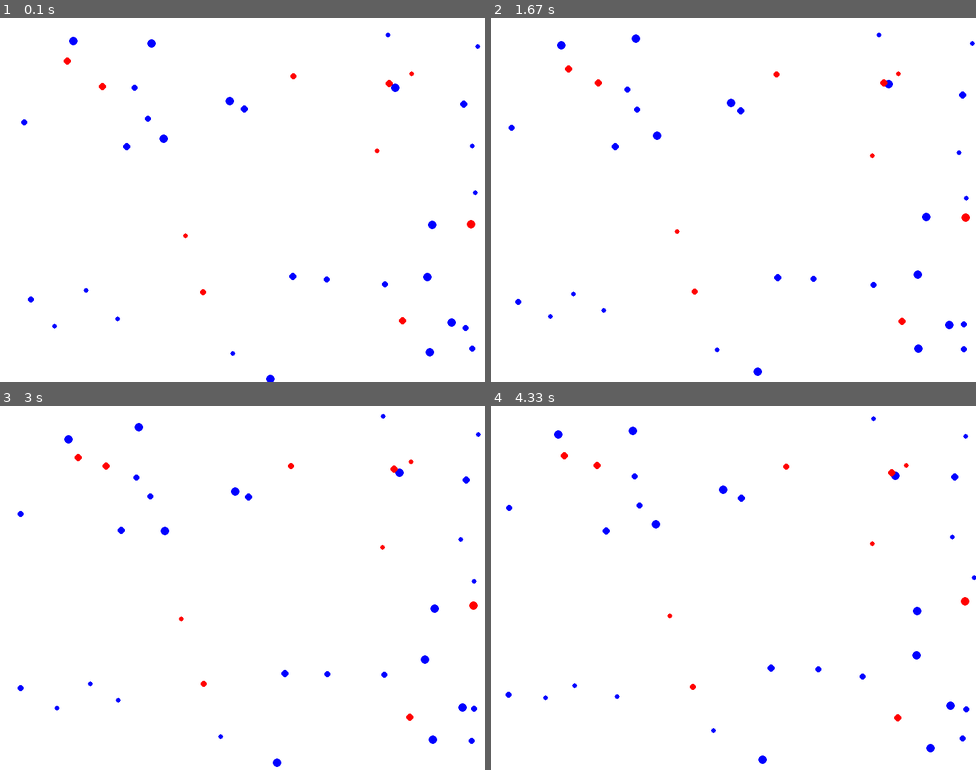
Above: before the commit, frames 1-4 (two rows, left to right).
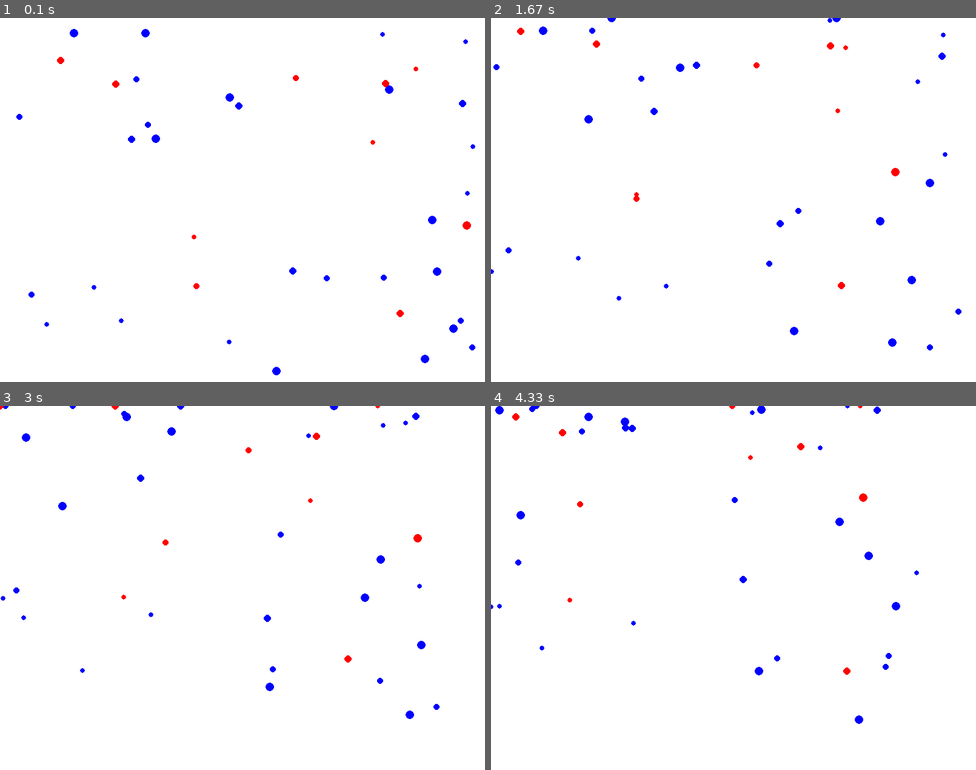
Above: after the commit, the same moments.

Repository: strcoder4007/Machine-Learning-Deep-Learning-Practice
Game: pygame game, started from pygame/main.py
The game is run twice, just before and just after one commit, with the same random seed, the same clock (stepped at 60 frames per second) and the same inputs.
Inputs:
- Up to frame 1 (0.1 s): no input
- Up to frame 2 (1.67 s): no input
- Up to frame 3 (3 s): no input
- Up to frame 4 (4.33 s): no input

The runs differ from the first frame. In frame 1, 1.3% of the frame differs, in the area x 3-99%, y 3-100%; in frame 2, 1.5%, in the area x 0-100%, y 0-99%; in frame 3, 1.4%; in frame 4, 1.5%.

Commit message:
Conv Net using pytorch

Diff:
--- a/pygame/main.py
+++ b/pygame/main.py
@@ -15,20 +15,29 @@
 pygame.display.set_caption("BLOB WORLD")
 clock = pygame.time.Clock()
 
+
+class BlueBlob(Blob):
+    def __init__(self, color, x_boundary, y_boundary):
+        super().__init__(color, x_boundary, y_boundary)
+        # self.color = BLUE
+    def move_fast(self):
+        self.x += random.randrange(-7, 7)
+        self.y += random.randrange(-7, 7)
+
 def draw_environment(blob_list):
     game_display.fill(WHITE)
     for blob_dict in blob_list:
         for blob_id in blob_dict:
             blob = blob_dict[blob_id]
             pygame.draw.circle(game_display, blob.color, [blob.x, blob.y], blob.size)
-            blob.move()
+            blob.move_fast()
             blob.check_bounds()
     pygame.display.update()
 
 
 def main():
-    blue_blobs = dict(enumerate([Blob(BLUE, WIDTH, HEIGHT) for i in range(STARTING_BLUE_BLOBS)]))
-    red_blobs = dict(enumerate([Blob(RED, WIDTH, HEIGHT) for i in range(STARTING_RED_BLOBS)]))
+    blue_blobs = dict(enumerate([BlueBlob(BLUE, WIDTH, HEIGHT) for i in range(STARTING_BLUE_BLOBS)]))
+    red_blobs = dict(enumerate([BlueBlob(RED, WIDTH, HEIGHT) for i in range(STARTING_RED_BLOBS)]))
     while True:
         for event in pygame.event.get():
             if event.type == pygame.QUIT:
Not shown, changed: .gitignore
Not shown, added: convnet_pytorch.ipynb
Not shown, added: multiclass_classification_pytorch.ipynb
